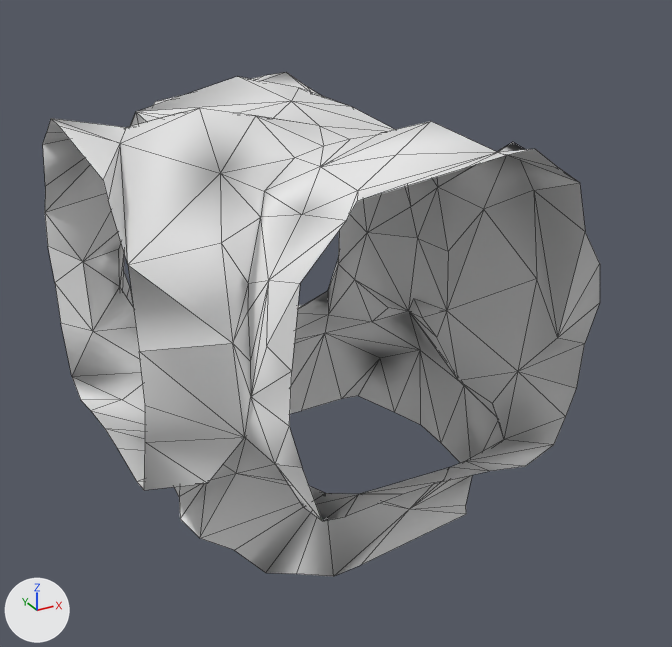
One commit to the glTF model Rogue-Robots/Assets/Models/ModularBlocks/4DownConnector_Col.gltf: the scene before it, then after it.
Camera for both pictures: a 50 mm lens placed at (-4.55, -8.81, 6.11), pointed at (0.07, -0.41, 1.91). The axes (+X, +Y, +Z) are drawn at lower left. The lights are the same throughout. Mesh edges are drawn as thin lines. Vertices at the same position are counted once.

Names of what the first picture shows: '4DownConnector_Col'.
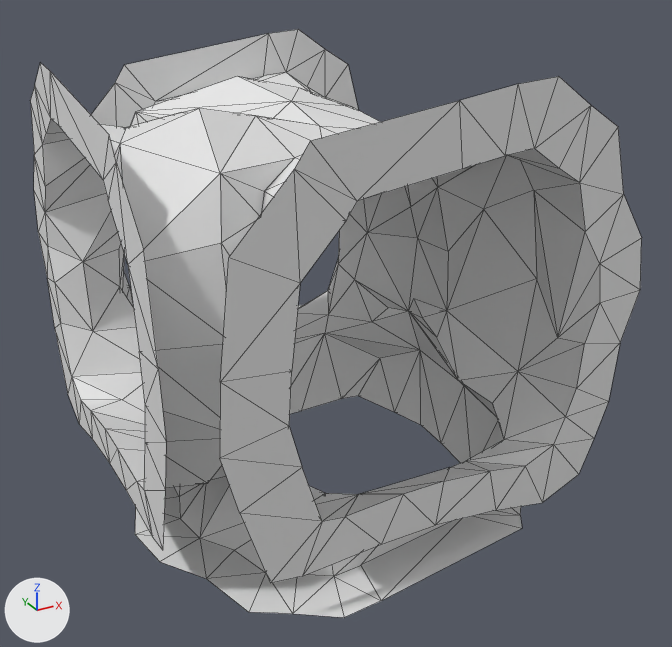
The change, as JSON lines over the scene's bpy script:
```json
{"block": "me_scene_001", "where": "# used by ob_4downconnector_col; location = (0.0, 0.0, 0.0)"}
{"op": "remove", "block": "me_scene_001", "code": "me_scene_001.from_pydata(...)  # 203 vertices, 320 faces; spans x -2.5..1.94, y -2.5..2.5, z 0.0..4.41"}
{"op": "add", "block": "me_scene_001", "code": "me_scene_001.from_pydata(...)  # 293 vertices, 500 faces; spans x -2.5..2.49, y -2.72..2.5, z 0.0..4.83"}
{"block": "me_scene_001", "change": "me_scene_001 part 1"}
{"block": "me_scene_001", "change": "90 vertices are added at x -2.5..2.49, y -2.72..2.5, z 0.0..4.83"}
{"block": "me_scene_001", "change": "180 new faces join them"}
{"block": "me_scene_001", "change": "me_scene_001 part 2: the surface is now shaded flat"}
```

Changed parts and their boxes (x1, y1, x2, y2) in the pictures (672 x 647 px):
```json
{"object": "4DownConnector_Col", "change": "reshaped", "before": [43, 72, 600, 576], "after": [30, 29, 642, 618], "on screen": "10% wider, 17% taller"}
{"part": 1, "of": "me_scene_001", "change": "added", "after": [30, 29, 642, 618]}
```
